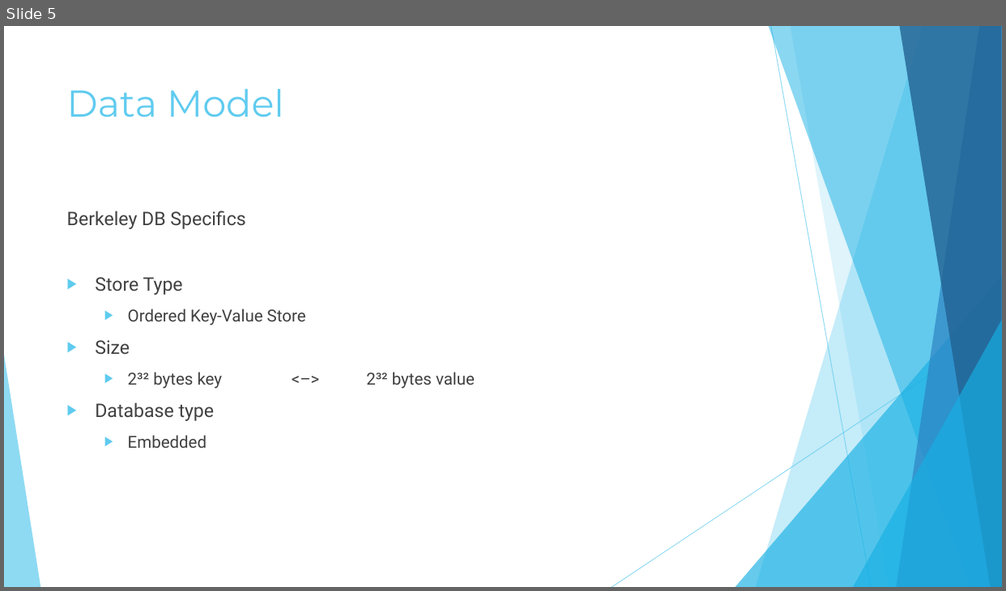
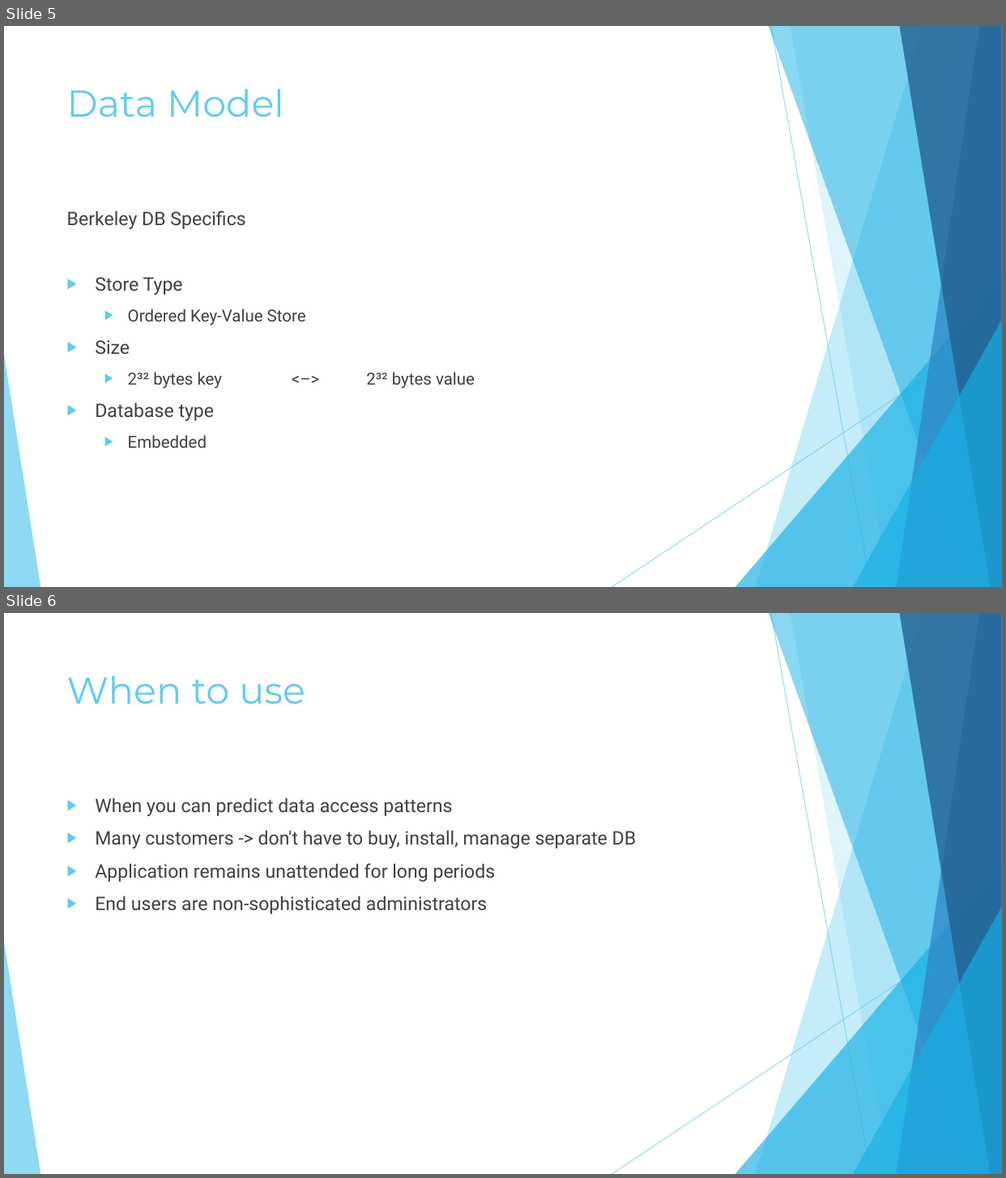
Before and after one commit to shellucas/BerkeleyDBDemo, a slide deck: Berkeley DB.pptx. Shown one above the other, each under a label of ours: slide 5 before the commit, slides 5 and 6 after it. The pictures are 1006x591 and 1006x1178 pixels, drawn with LibreOffice and Linux fonts; fonts in the diff are those of the drawing. Boxes give left, top, right and bottom in pixels: in the first picture for what was removed or moved away, otherwise in the second. Text is boxed around its words. In the diff, an @@ line names an element or a change of style, - is before the commit and + after.

Commit message:
added when to use and not to use to ppt

```diff
--- a/Berkeley DB.pptx
+++ b/Berkeley DB.pptx
@@ slide 6 added at (4,613,1002,1174), background #FFFFFF; not listed: 10 template elements that a slide beside it also shows @@
@@ title added at (67,675,305,704), 36 pt, text #5FCBEF @@
+When to use
@@ text added at (95,798,637,914), 18 pt, text #404040 @@
+▶ When you can predict data access patterns
+▶ Many customers -> don't have to buy, install, manage separate DB
+▶ Application remains unattended for long periods
+▶ End users are non-sophisticated administrators
```
Also in this commit, not shown: 1 other slide added.
